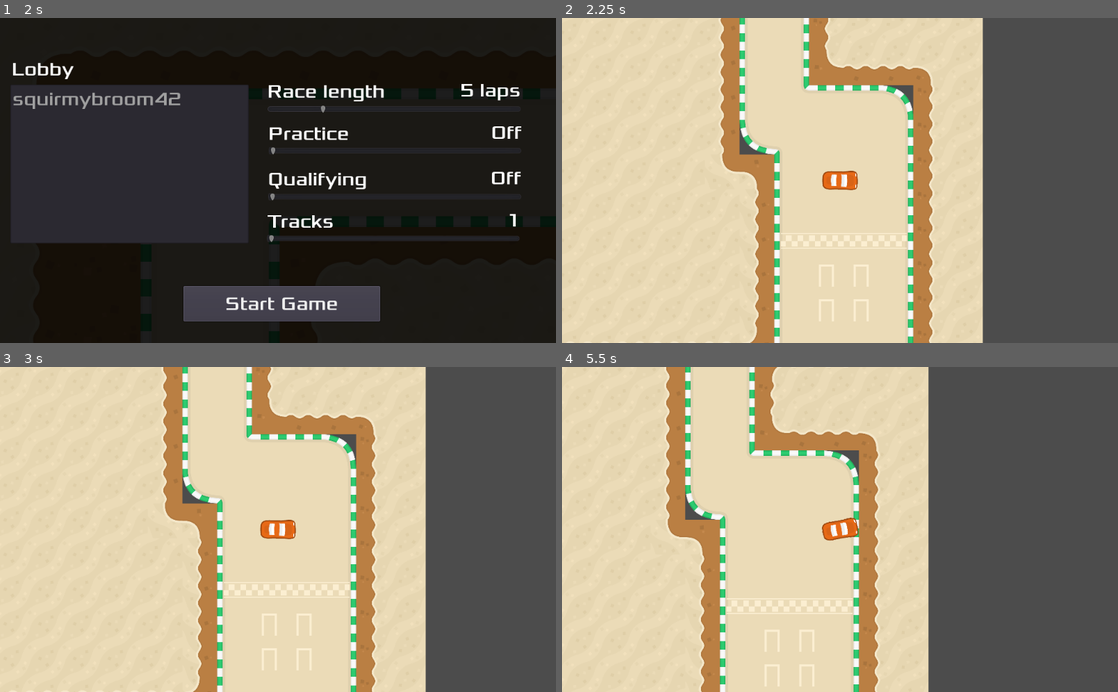
Above: before the commit, frames 1-4 (two rows, left to right).
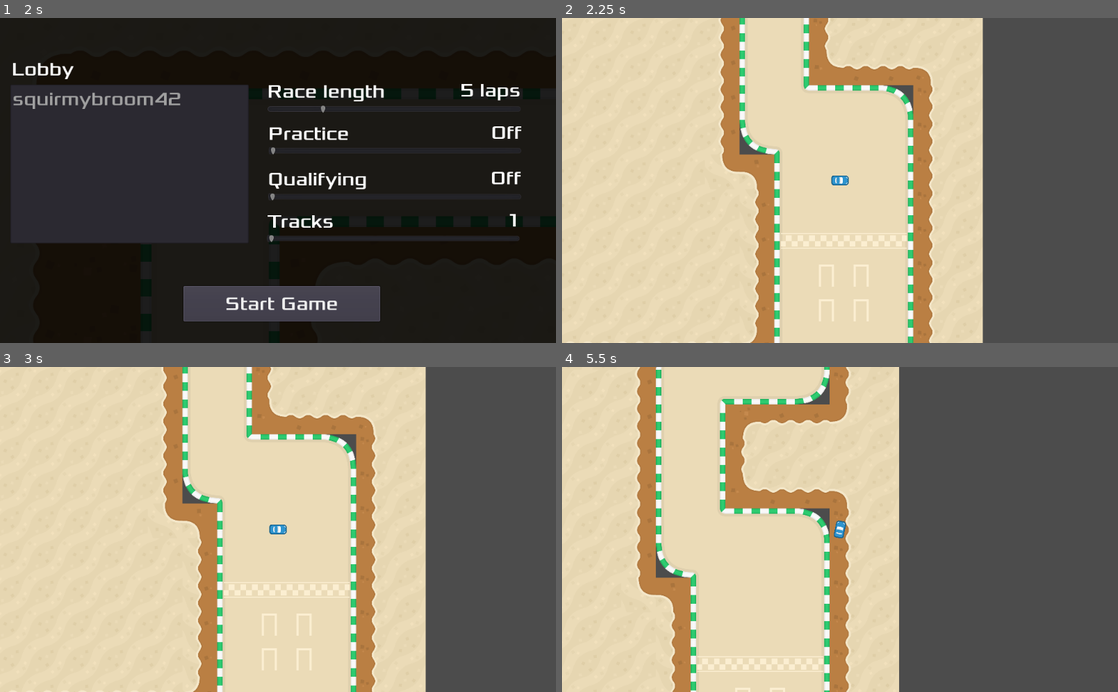
Above: after the commit, the same moments.

Repository: itjope/slide-on-slicks
Game: Godot game, scene res://World.tscn
Same seed, same stepped clock (60 frames per second), same inputs: the game is played once before the commit and once after it.
Inputs:
- Up to frame 1 (2 s): tap Enter at 0.5 s; hold D (steer_right) 0.53-1.25 s; click "Start Server" at 1.25 s
- Up to frame 2 (2.25 s): click "Start Game" at 2 s
- Up to frame 3 (3 s): tap Space at 2.75 s; hold S (brake) from 2.78 s (still down)
- Up to frame 4 (5.5 s): release S (brake) at 3.53 s; hold D (steer_right) 3.53-4.28 s; hold W (accelerate) 4.28-5.03 s; hold A (steer_left) from 5.03 s (still down)

Frame 1 is identical in both runs. In frame 2, 0.4% of the frame differs, in the area x 46-54%, y 47-53%; in frame 3, 0.4%; in frame 4, 28%, in the area x 13-66%, y 0-100%.

Commit message:
Use the smaller car sprites

Diff:
--- a/Car.tscn
+++ b/Car.tscn
@@ -4,8 +4,8 @@
 [ext_resource path="res://assets/spritesheet_vehicles.png" type="Texture" id=2]
 
 [sub_resource type="CapsuleShape2D" id=1]
-radius = 33.5763
-height = 69.743
+radius = 19.2848
+height = 28.0694
 
 [node name="Car" type="KinematicBody2D"]
 script = ExtResource( 1 )
@@ -18,9 +18,10 @@
 rotation = 1.5708
 texture = ExtResource( 2 )
 region_enabled = true
-region_rect = Rect2( 290, 0, 72, 132 )
+region_rect = Rect2( 636.358, 67.3656, 36.9383, 64.1975 )
 
 [node name="CollisionShape2D" type="CollisionShape2D" parent="."]
+position = Vector2( 0, -1 )
 rotation = 1.5708
 shape = SubResource( 1 )
 
Not shown: 1 places in World.tscn that only renumber resources
